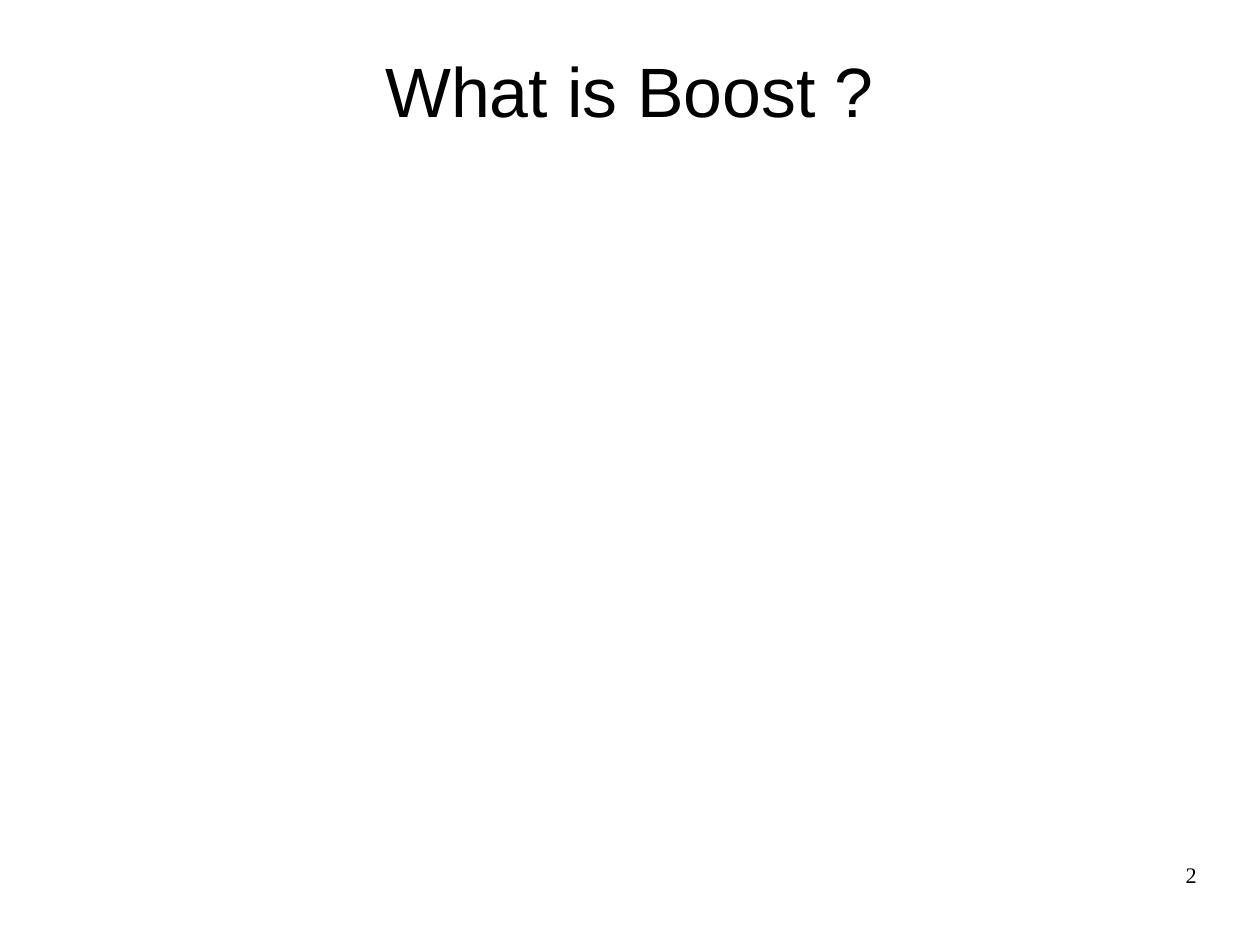
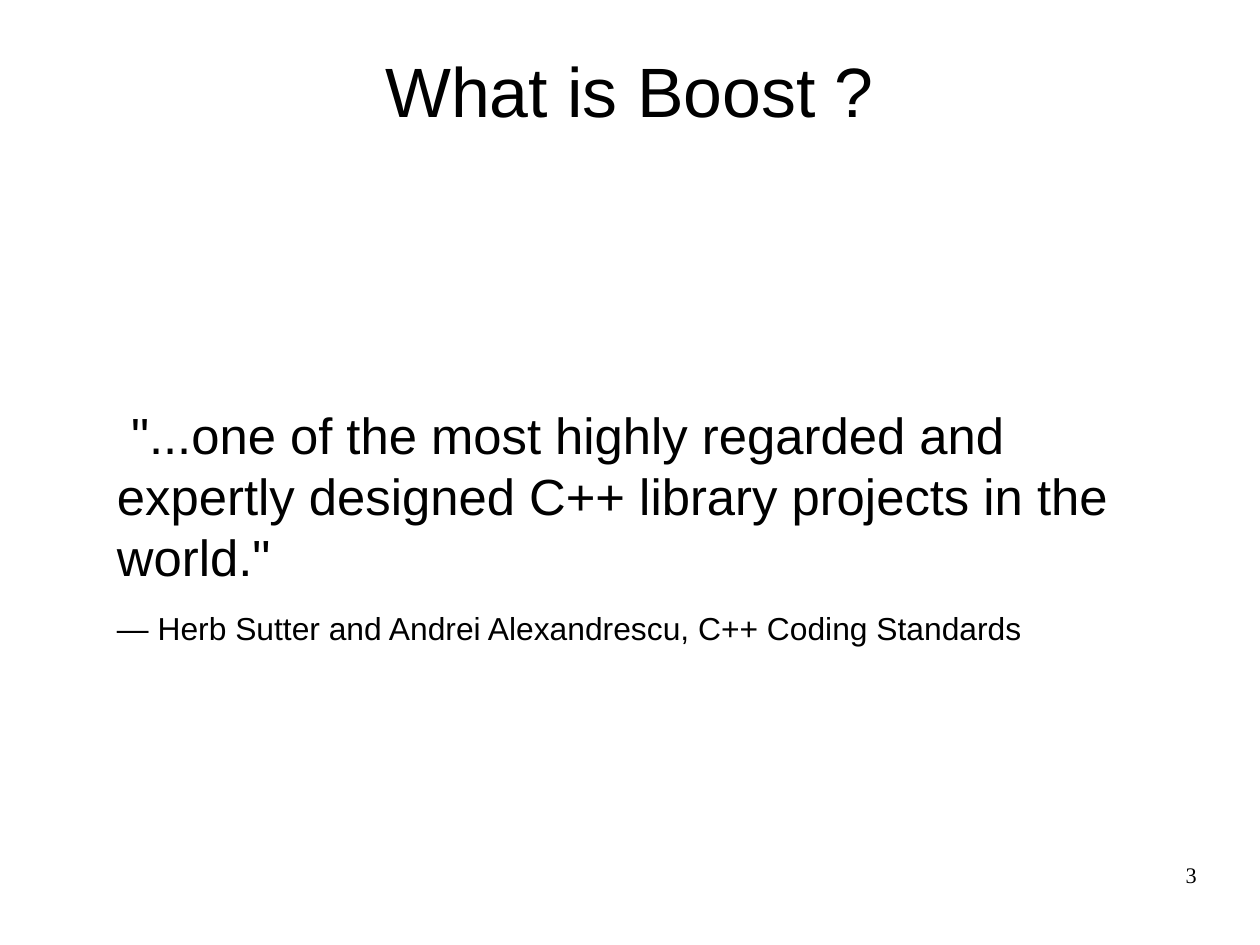
Before and after one commit to codengrow/scj, a slide deck: slide 3 of season1/episode3/Boost.thread-intro.odp (slide 2 before the commit). Drawn at 1260x945 pixels with LibreOffice and Linux fonts; fonts in the diff are those of the drawing; background and template pictures are left out. Boxes give left, top, right and bottom in pixels: in the first picture for what was removed or moved away, otherwise in the second. Text is boxed around its words. In the diff, an @@ line names an element or a change of style, - is before the commit and + after.

```diff
--- a/season1/episode3/Boost.thread-intro.odp
+++ b/season1/episode3/Boost.thread-intro.odp
@@ text added at [117,417,1108,646], 32 pt, text #000000 @@
+"...one of the most highly regarded and expertly designed C++ library projects in the world."
+— Herb Sutter and Andrei Alexandrescu, C++ Coding Standards
@@ page number at [1186,868,1197,884]: text changed @@
-2
+3
```
Also in this commit, not shown: 3 other slides changed, 4 slides added, 4 slides removed.
